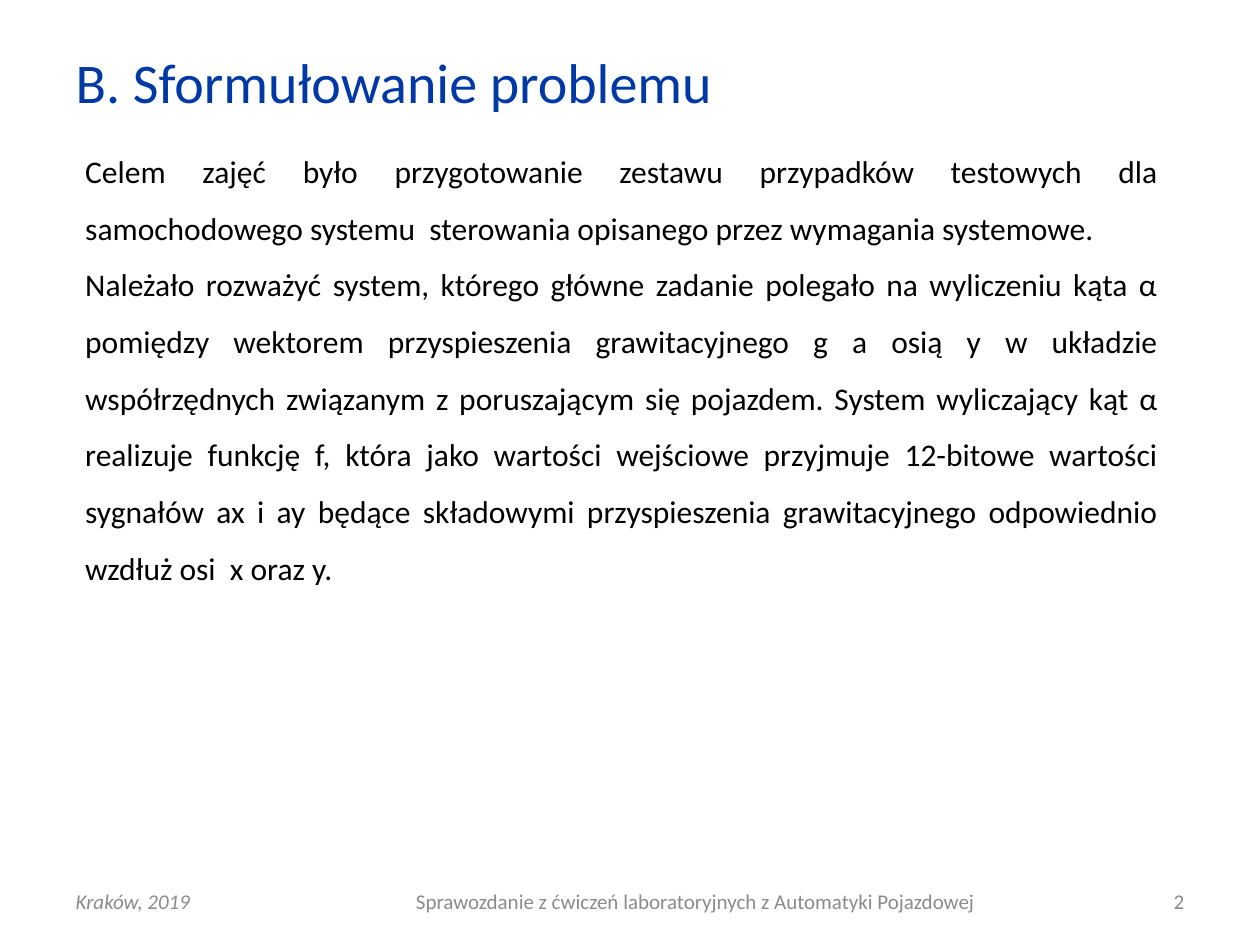
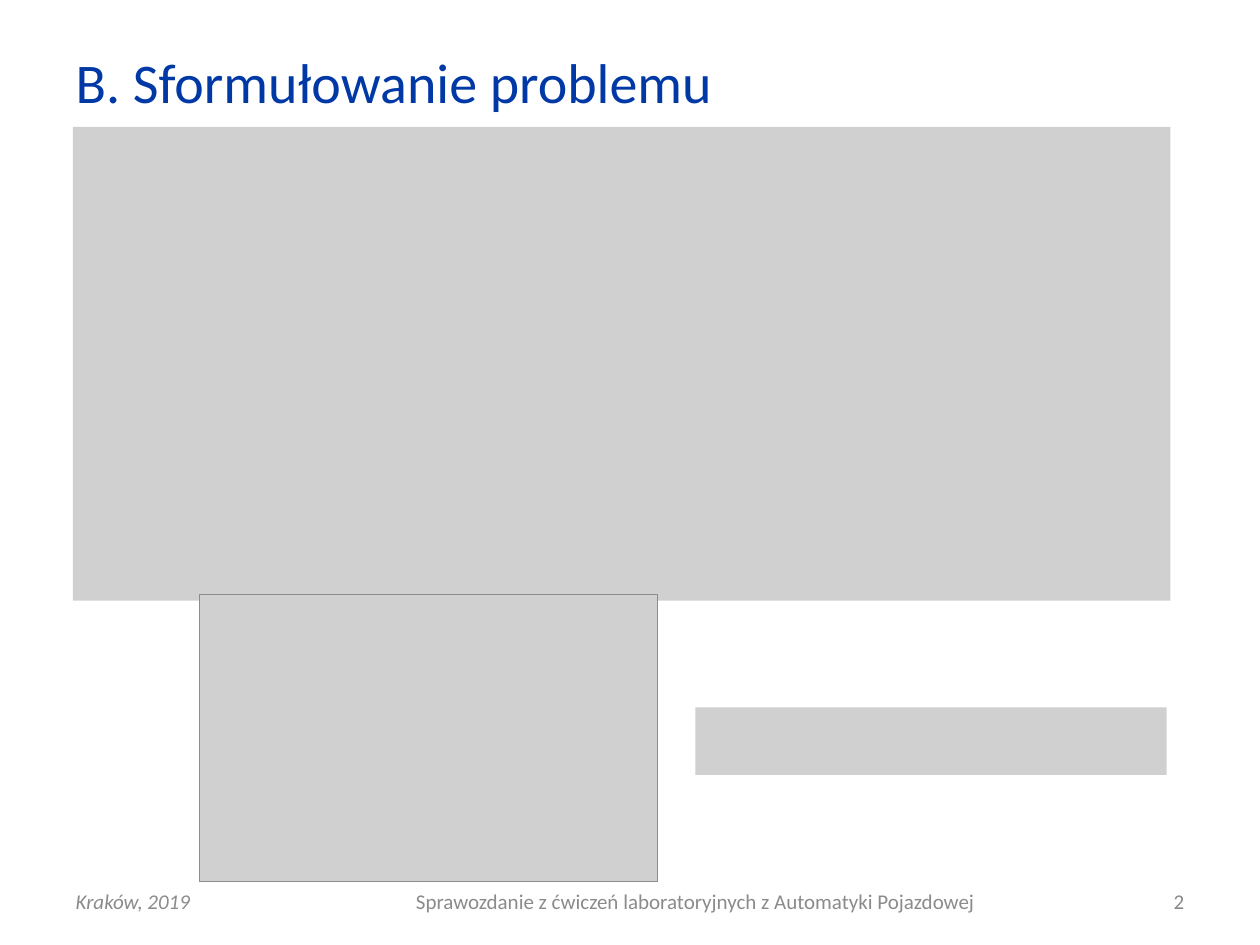
Before and after one commit to Katarzyna-W/AP, a slide deck: slide 2 of Lab7_excel/AP_L07_20190410_0800_G01.pptx. Drawn at 1260x945 pixels with LibreOffice and Linux fonts; fonts in the diff are those of the drawing; grey boxes stand for pictures. Boxes give left, top, right and bottom in pixels: in the first picture for what was removed or moved away, otherwise in the second. Text is boxed around its words. In the diff, an @@ line names an element or a change of style, - is before the commit and + after.

Commit message:
sformułowanie problemu

```diff
--- a/Lab7_excel/AP_L07_20190410_0800_G01.pptx
+++ b/Lab7_excel/AP_L07_20190410_0800_G01.pptx
@@ picture added at [73,127,1171,601] @@
@@ text removed at [85,161,1158,585] @@
-Celem zajęć było przygotowanie zestawu przypadków testowych dla samochodowego systemu sterowania opisanego przez wymagania systemowe.
-Należało rozważyć system, którego główne zadanie polegało na wyliczeniu kąta α pomiędzy wektorem przyspieszenia grawitacyjnego g a osią y w układzie współrzędnych związanym z poruszającym się pojazdem. System wyliczający kąt α realizuje funkcję f, która jako wartości wejściowe przyjmuje 12-bitowe wartości sygnałów ax i ay będące składowymi przyspieszenia grawitacyjnego odpowiednio wzdłuż osi x oraz y.
@@ picture added at [199,595,658,882] @@
@@ picture added at [696,708,1167,776] @@
```
Also in this commit, not shown: 4 other slides changed.
